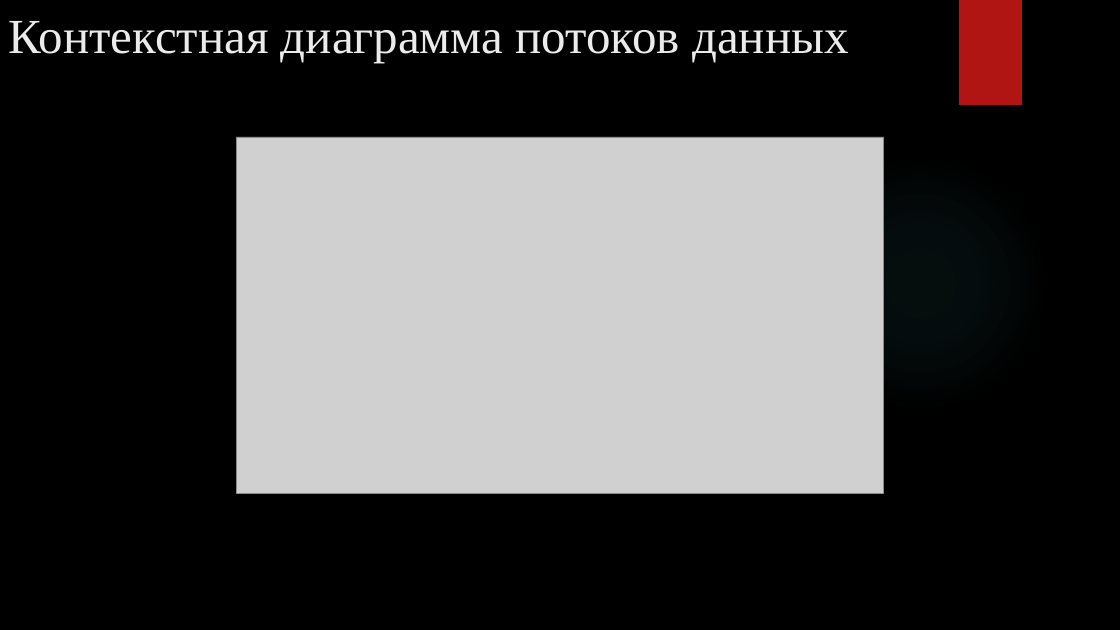
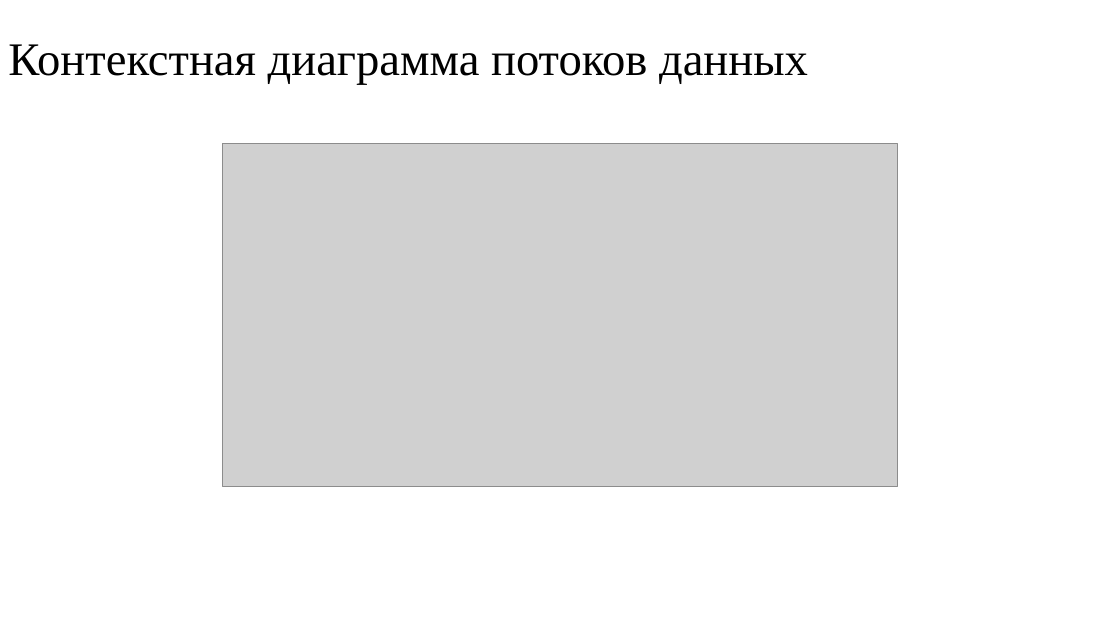
Before and after one commit to AlexeyChernikov/CryptographicApplication, a slide deck: slide 6 of Documentation/Презентация к защите.pptx (slide 5 before the commit). Drawn at 1120x630 pixels with LibreOffice and Linux fonts; fonts in the diff are those of the drawing; grey boxes stand for pictures; background and template pictures are left out. Boxes give left, top, right and bottom in pixels: in the first picture for what was removed or moved away, otherwise in the second. Text is boxed around its words. In the diff, an @@ line names an element or a change of style, - is before the commit and + after.

```diff
--- a/Documentation/Презентация к защите.pptx
+++ b/Documentation/Презентация к защите.pptx
@@ background picture (left out) to #FFFFFF @@
@@ title "Контекстная диаграмма потоков данных" at [8, 44, 808, 85]: size 42 to 40 pt, text colour #EBEBEB to #000000; line spacing 1 to 0.9; vertical alignment top to middle @@
@@ rectangle removed at [959, 0, 1022, 105] @@
@@ picture: place and size @@
-picture at [236, 137, 884, 493]
+picture at [223, 144, 898, 486]
@@ ellipse removed at [791, 154, 1049, 413] @@
```
Also in this commit, not shown: 7 other slides changed, 3 slides added, 2 slides removed.
